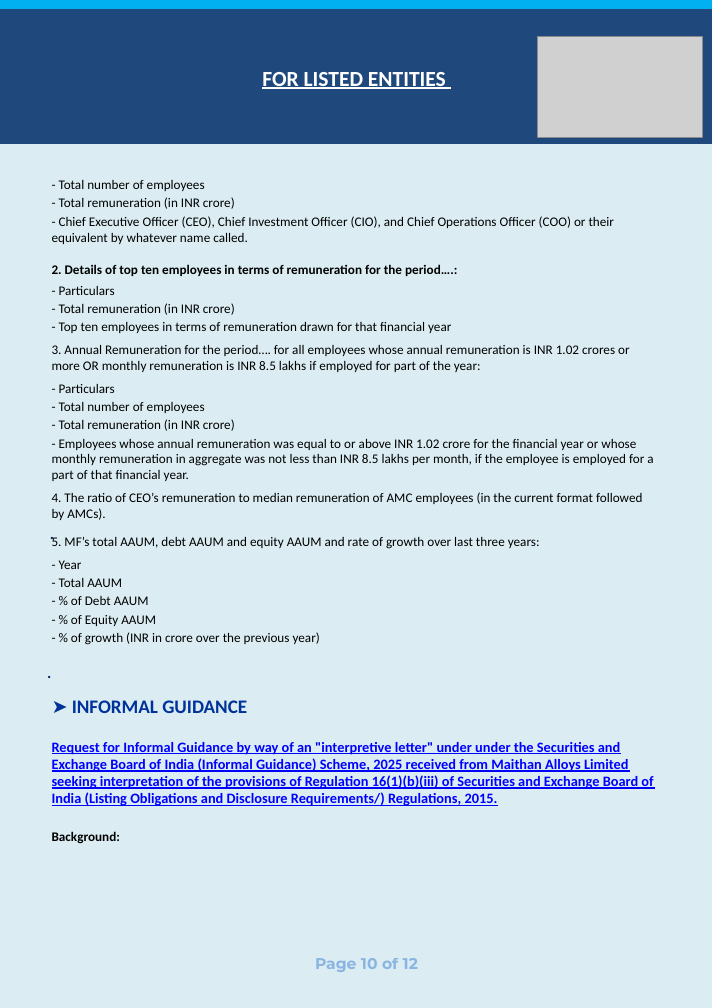
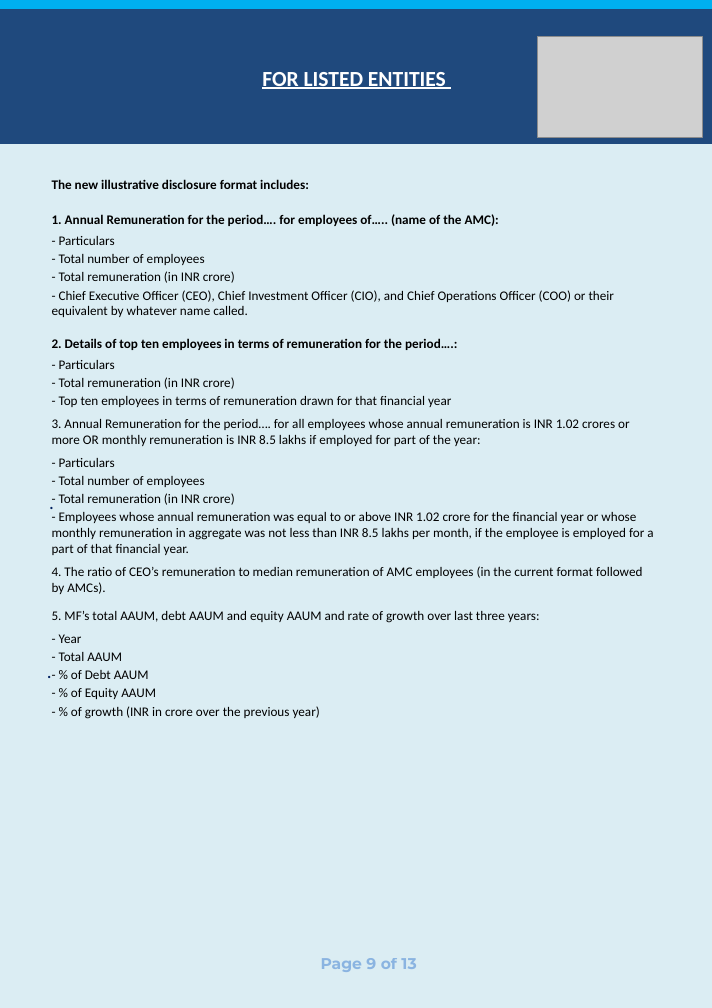
Before and after one commit to vidit-arca/Newsletter_Agent, a slide deck: slide 9 of output.pptx (slide 10 before the commit). Drawn at 712x1008 pixels with LibreOffice and Linux fonts; fonts in the diff are those of the drawing; grey boxes stand for pictures. Boxes give left, top, right and bottom in pixels: in the first picture for what was removed or moved away, otherwise in the second. Text is boxed around its words. In the diff, an @@ line names an element or a change of style, - is before the commit and + after.

Commit message:
fixed the font name , font size and aligment of the overall domains and sub domains

```diff
--- a/output.pptx
+++ b/output.pptx
@@ text at (52, 179, 499, 245): paragraphs added @@
+The new illustrative disclosure format includes:
+1. Annual Remuneration for the period…. for employees of….. (name of the AMC):
+- Particulars
@@ text ".": place and size @@
-text "." at (41, 516, 675, 548)
+text "." at (41, 486, 674, 518)
@@ text removed at (72, 700, 247, 713) @@
-➤ INFORMAL GUIDANCE
@@ text removed at (52, 742, 653, 844) @@
-Request for Informal Guidance by way of an "interpretive letter" under under the Securities and Exchange Board of India (Informal Guidance) Scheme, 2025 received from Maithan Alloys Limited seeking interpretation of the provisions of Regulation 16(1)(b)(iii) of Securities and Exchange Board of India (Listing Obligations and Disclosure Requirements/) Regulations, 2015.
-Background:
@@ text at (321, 958, 416, 972): text changed @@
-Page 10 of 12
+Page 9 of 13
```
Also in this commit, not shown: 10 other slides changed, 1 slide added, 2 other files.
